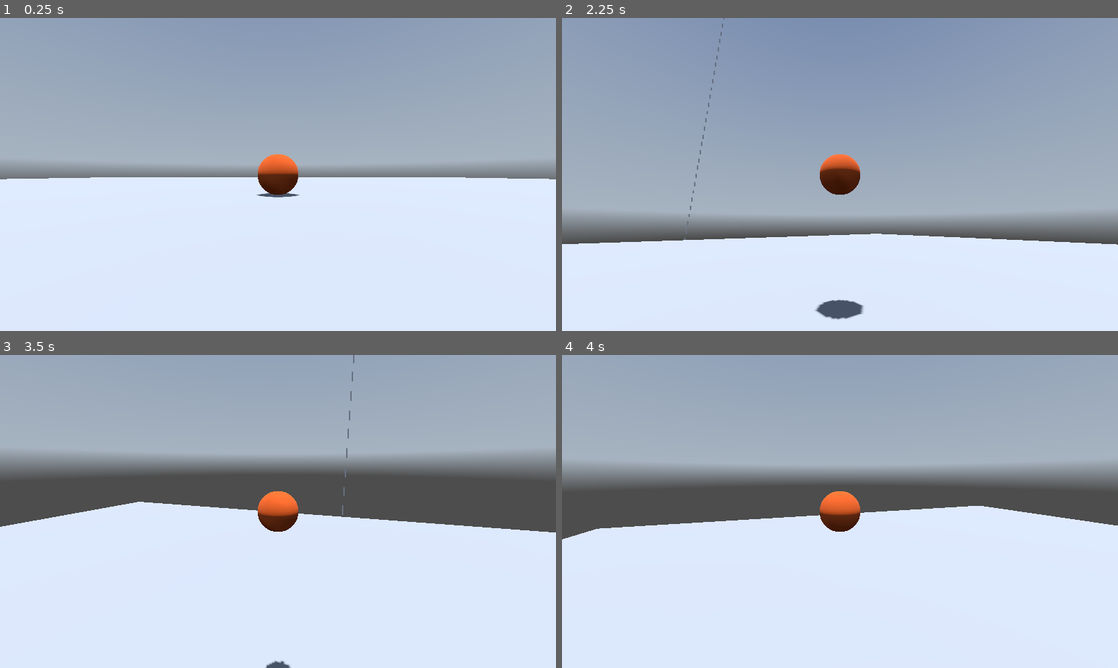
Above: before the commit, frames 1-4 (two rows, left to right).
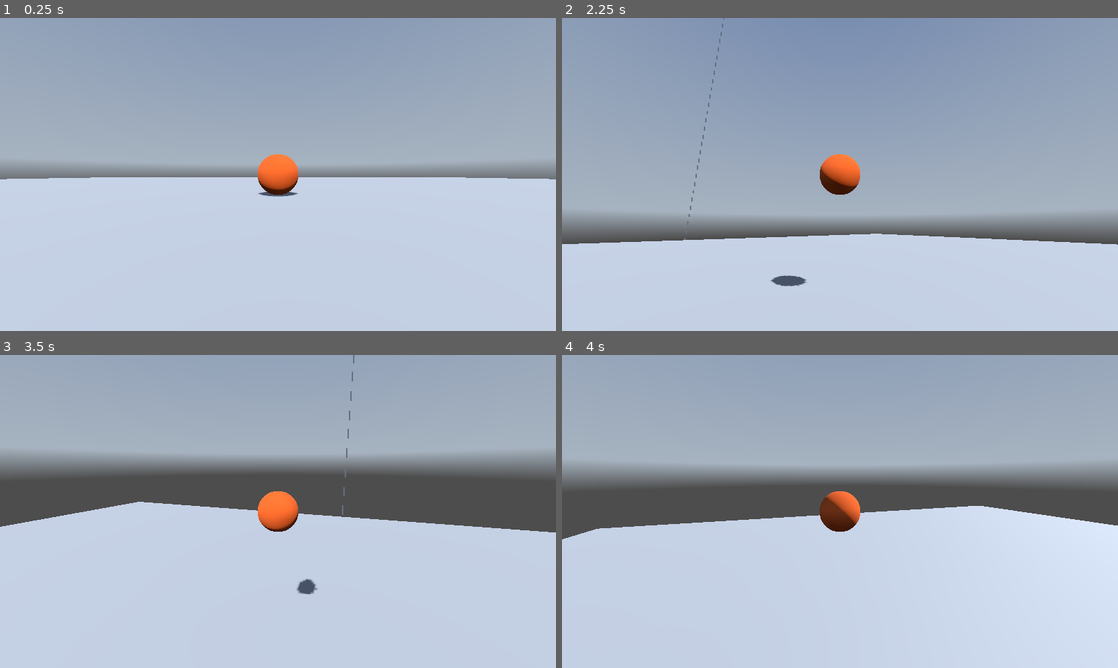
Above: after the commit, the same moments.

Repository: msArray/Godot-3d-game
Game: Godot game, scene res://main.tscn
The game is run twice, just before and just after one commit, with the same random seed, the same clock (stepped at 60 frames per second) and the same inputs. A sky picture missing from this copy of the repository is replaced by a grey-blue gradient.
Inputs (mouse positions are in pixels of both pictures, inside the frame that each line leads up to):
- Up to frame 1 (0.25 s): no input
- Up to frame 2 (2.25 s): tap Enter (ui_accept) at 0.5, 0.77, 1.52 s; move the mouse to (867, 174) at 0.52 s; hold Up (Move_Forward) from 0.53 s (still down); move the mouse to (812, 174) at 1.27 s; move the mouse to (851, 168) at 2.02 s
- Up to frame 3 (3.5 s): keep holding Up (Move_Forward); tap Enter (ui_accept) at 2.75, 3.02 s; move the mouse to (272, 517) at 2.77 s
- Up to frame 4 (4 s): keep holding Up (Move_Forward); move the mouse to (878, 514) at 3.52 s; tap Enter (ui_accept) at 3.77 s

The runs differ from the first frame. In frame 1, 48% of the frame differs, in the area x 0-100%, y 46-100%; in frame 2, 22%; in frame 3, 45%; in frame 4, 11%.

Commit message:
視点の修正 rotation.xの上限下限を絶対値85以下にした

Diff:
--- a/Player.gd
+++ b/Player/Player.gd
@@ -18,7 +18,10 @@
 func _input(event):
 	if event is InputEventMouseMotion:
 		rotate_y(deg_to_rad(-1 * event.relative.x))
-		$pivot.rotate_x(deg_to_rad(-1 * event.relative.y))
+		if (rad_to_deg($pivot.rotation.x) > -85 and deg_to_rad(-1 * event.relative.y) < 0):
+			$pivot.rotate_x(deg_to_rad(-1 * event.relative.y))
+		elif (rad_to_deg($pivot.rotation.x) < 85 and deg_to_rad(-1 * event.relative.y) > 0):
+			$pivot.rotate_x(deg_to_rad(-1 * event.relative.y))
 
 
 func _physics_process(delta):
--- a/Player.tscn
+++ b/Player/Player.tscn
@@ -1,6 +1,6 @@
 [gd_scene load_steps=6 format=3 uid="uid://d0vtwbarn1fnx"]
 
-[ext_resource type="Script" path="res://Player.gd" id="1_juw4c"]
+[ext_resource type="Script" path="res://Player/Player.gd" id="1_8d57k"]
 
 [sub_resource type="StandardMaterial3D" id="StandardMaterial3D_2i7xv"]
 albedo_color = Color(0.741176, 0.298039, 0.0705882, 1)
@@ -24,7 +24,7 @@
 [sub_resource type="SphereShape3D" id="SphereShape3D_udv67"]
 
 [node name="CharacterBody3D" type="CharacterBody3D"]
-script = ExtResource("1_juw4c")
+script = ExtResource("1_8d57k")
 
 [node name="MeshInstance3D" type="MeshInstance3D" parent="."]
 material_override = SubResource("StandardMaterial3D_2i7xv")
--- /dev/null
+++ b/main.gd
@@ -0,0 +1,12 @@
+extends Node
+
+
+# Called when the node enters the scene tree for the first time.
+func _ready():
+	pass # Replace with function body.
+
+
+# Called every frame. 'delta' is the elapsed time since the previous frame.
+func _process(delta):
+	if Input.is_action_just_pressed("Open_Menu"):
+		get_tree().quit()
--- a/main.tscn
+++ b/main.tscn
@@ -1,6 +1,7 @@
-[gd_scene load_steps=9 format=3 uid="uid://3xoeu4klu4tb"]
+[gd_scene load_steps=10 format=3 uid="uid://3xoeu4klu4tb"]
 
-[ext_resource type="PackedScene" uid="uid://d0vtwbarn1fnx" path="res://Player.tscn" id="1_0gr61"]
+[ext_resource type="PackedScene" uid="uid://d0vtwbarn1fnx" path="res://Player/Player.tscn" id="1_0gr61"]
+[ext_resource type="Script" path="res://main.gd" id="1_sxgmd"]
 [ext_resource type="Shader" path="res://SkyShader.gdshader" id="2_j4pmo"]
 [ext_resource type="Texture2D" uid="uid://gp2japeolgtd" path="res://quarry_04_puresky_4k.exr" id="3_wc5u0"]
 
@@ -26,10 +27,11 @@
 background_mode = 2
 sky = SubResource("Sky_qfirl")
 ambient_light_source = 3
-ambient_light_color = Color(1, 1, 1, 1)
+ambient_light_color = Color(0, 0.894118, 0.937255, 1)
 reflected_light_source = 2
 
 [node name="Main" type="Node"]
+script = ExtResource("1_sxgmd")
 
 [node name="Ground" type="StaticBody3D" parent="."]
 transform = Transform3D(1, 0, 0, 0, 1, 0, 0, 0, 1, 0, -1, 0)
@@ -46,5 +48,5 @@
 environment = SubResource("Environment_1um3j")
 
 [node name="DirectionalLight3D" type="DirectionalLight3D" parent="."]
-transform = Transform3D(1, 0, 0, 0, -4.37114e-08, 1, 0, -1, -4.37114e-08, 0, 500, 0)
+transform = Transform3D(1, 0, 0, 0, 0.707107, 0.707107, 0, -0.707107, 0.707107, 0, 500, 1000)
 shadow_enabled = true
--- a/project.godot
+++ b/project.godot
@@ -51,6 +51,11 @@
 "events": [Object(InputEventKey,"resource_local_to_scene":false,"resource_name":"","device":-1,"window_id":0,"alt_pressed":false,"shift_pressed":false,"ctrl_pressed":false,"meta_pressed":false,"pressed":false,"keycode":0,"physical_keycode":32,"key_label":0,"unicode":32,"echo":false,"script":null)
 ]
 }
+Open_Menu={
+"deadzone": 0.5,
+"events": [Object(InputEventKey,"resource_local_to_scene":false,"resource_name":"","device":-1,"window_id":0,"alt_pressed":false,"shift_pressed":false,"ctrl_pressed":false,"meta_pressed":false,"pressed":false,"keycode":0,"physical_keycode":4194305,"key_label":0,"unicode":0,"echo":false,"script":null)
+]
+}
 
 [rendering]
 
